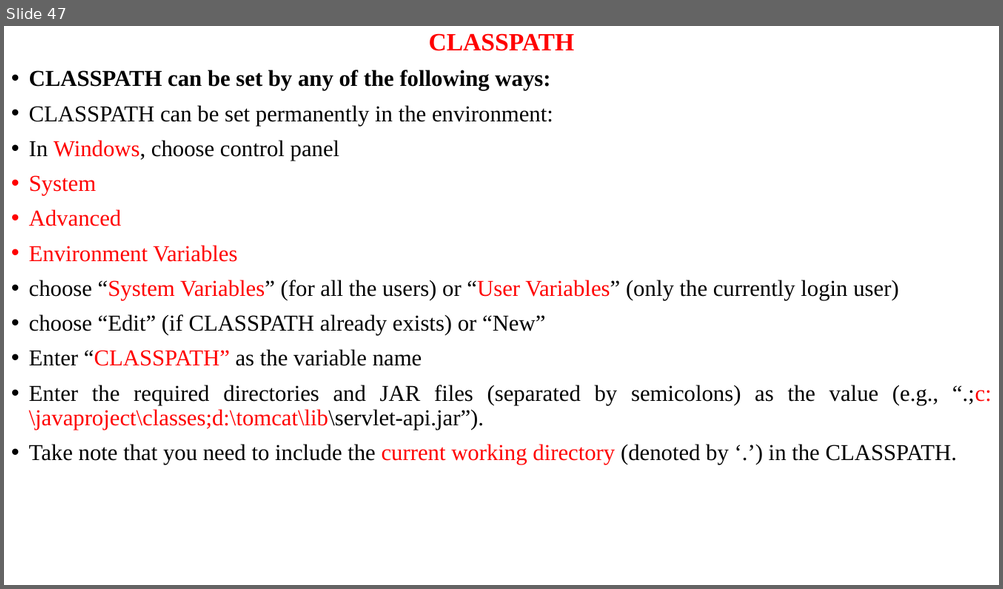
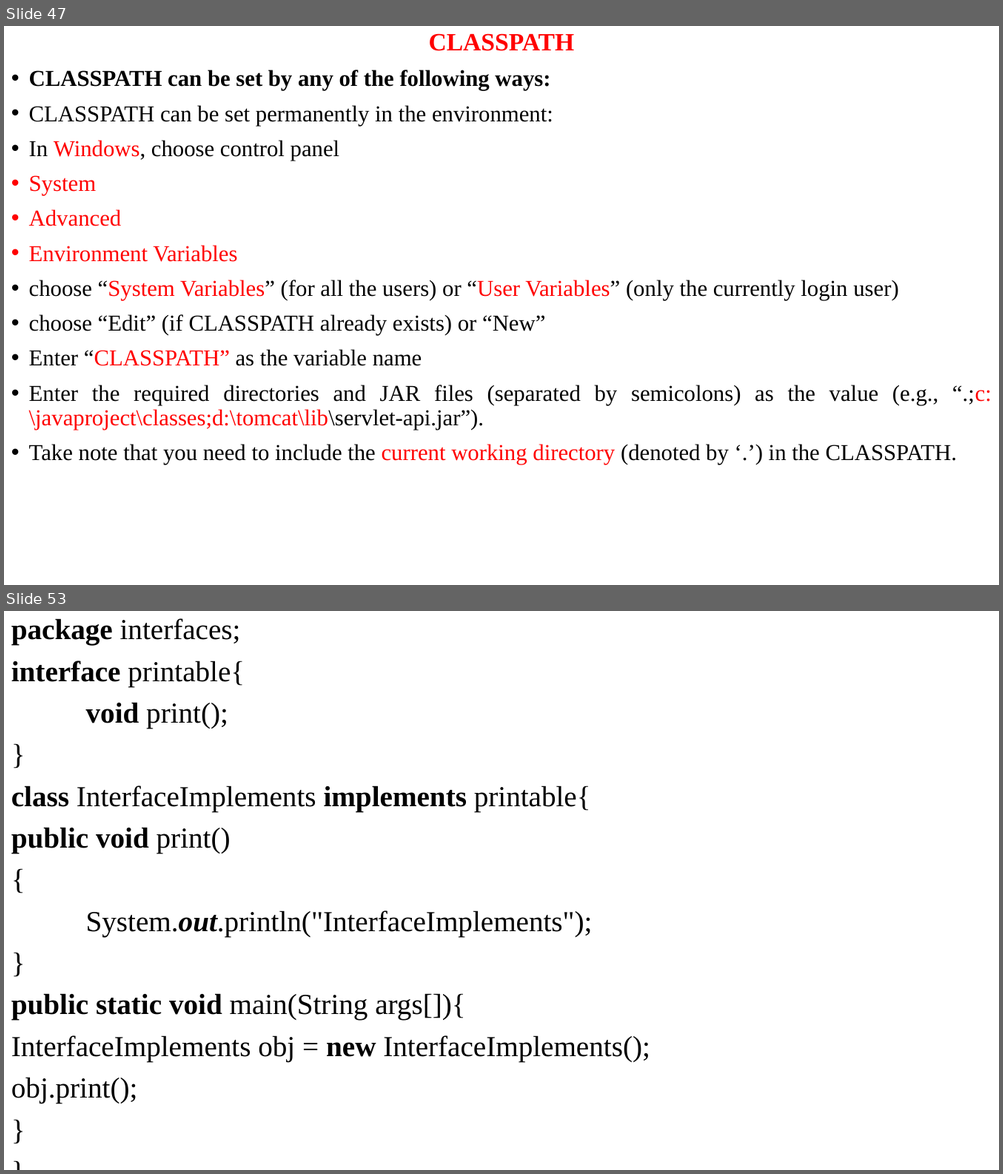
Before and after one commit to anvesh1987/Java-Programs-CSE-G, a slide deck: UNIT –II.ppt. Shown one above the other, each under a label of ours: slide 47 before the commit, slides 47 and 53 after it; the slides between them are not shown. The pictures are 1003x589 and 1003x1174 pixels, drawn with LibreOffice and Linux fonts; fonts in the diff are those of the drawing. Boxes give left, top, right and bottom in pixels: in the first picture for what was removed or moved away, otherwise in the second. Text is boxed around its words. In the diff, an @@ line names an element or a change of style, - is before the commit and + after.

```diff
--- a/UNIT –II.ppt
+++ b/UNIT –II.ppt
@@ slide 53 added at (4, 611, 999, 1170), background #FFFFFF @@
@@ text added at (11, 618, 650, 1104), 28 pt, text #000000 @@
+package interfaces;
+interface printable{
+void print();
+}
+class InterfaceImplements implements printable{
+public void print()
+{
+System.out.println("InterfaceImplements");
+}
+public static void main(String args[]){
+InterfaceImplements obj = new InterfaceImplements();
+obj.print();
+}
+}
```
Also in this commit, not shown: 8 other slides added, 5 other files.
